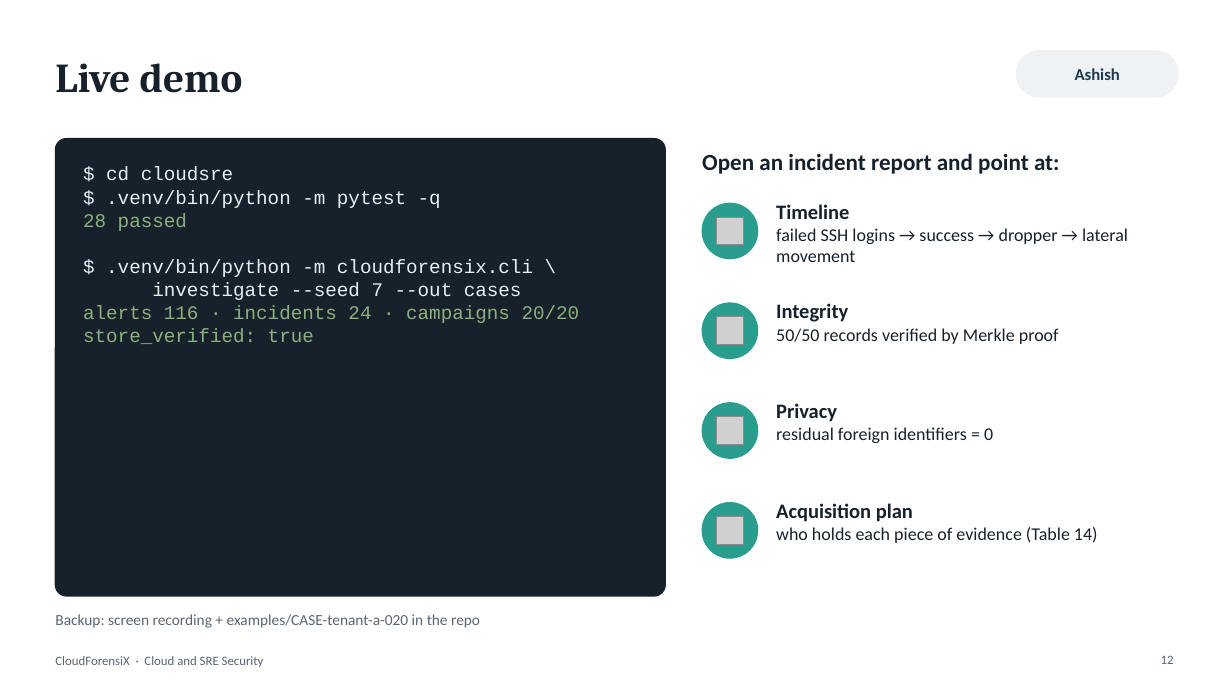
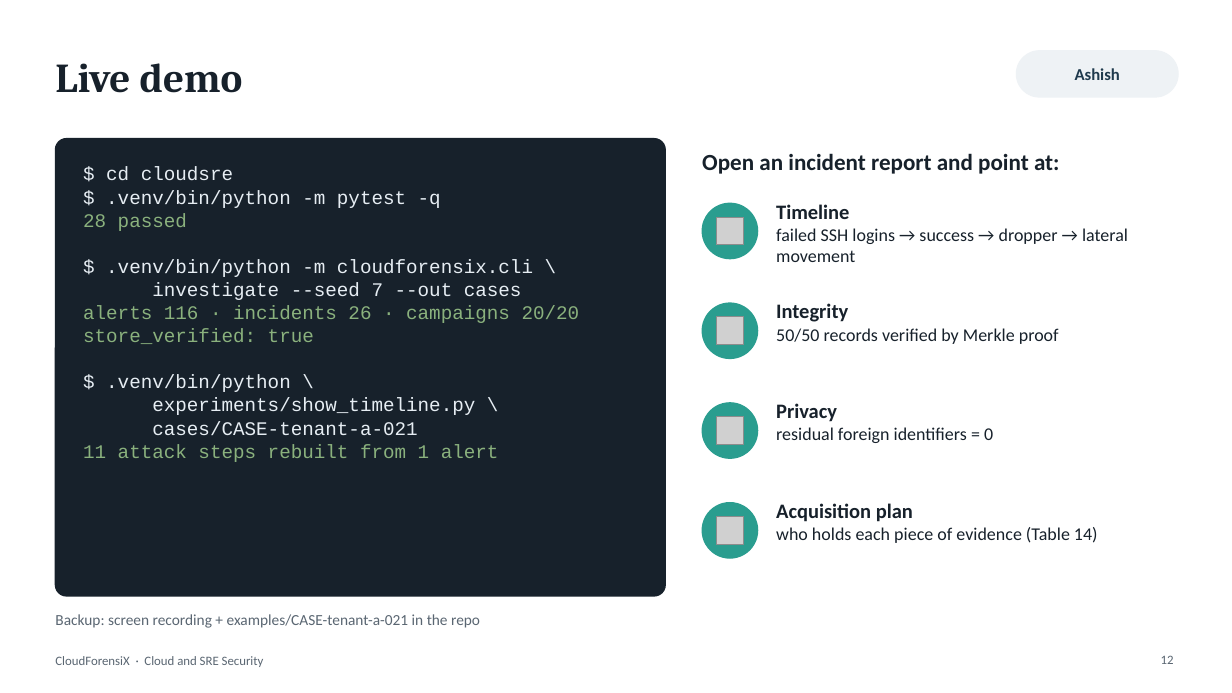
Before and after one commit to 4uashish2628/cloudsre, a slide deck: slide 12 of presentation/CloudForensiX_presentation.pptx. Drawn at 1232x693 pixels with LibreOffice and Linux fonts; fonts in the diff are those of the drawing; grey boxes stand for pictures. Boxes give left, top, right and bottom in pixels: in the first picture for what was removed or moved away, otherwise in the second. Text is boxed around its words. In the diff, an @@ line names an element or a change of style, - is before the commit and + after.

```diff
--- a/presentation/CloudForensiX_presentation.pptx
+++ b/presentation/CloudForensiX_presentation.pptx
@@ text at box(83, 305, 580, 323): text changed @@
-alerts 116 · incidents 24 · campaigns 20/20
+alerts 116 · incidents 26 · campaigns 20/20
@@ text at box(83, 375, 499, 462): paragraphs added @@
+$ .venv/bin/python \
+experiments/show_timeline.py \
+cases/CASE-tenant-a-021
+11 attack steps rebuilt from 1 alert
@@ text at box(55, 614, 480, 628): text changed @@
-Backup: screen recording + examples/CASE-tenant-a-020 in the repo
+Backup: screen recording + examples/CASE-tenant-a-021 in the repo
```
Also in this commit, not shown: 23 other files.
